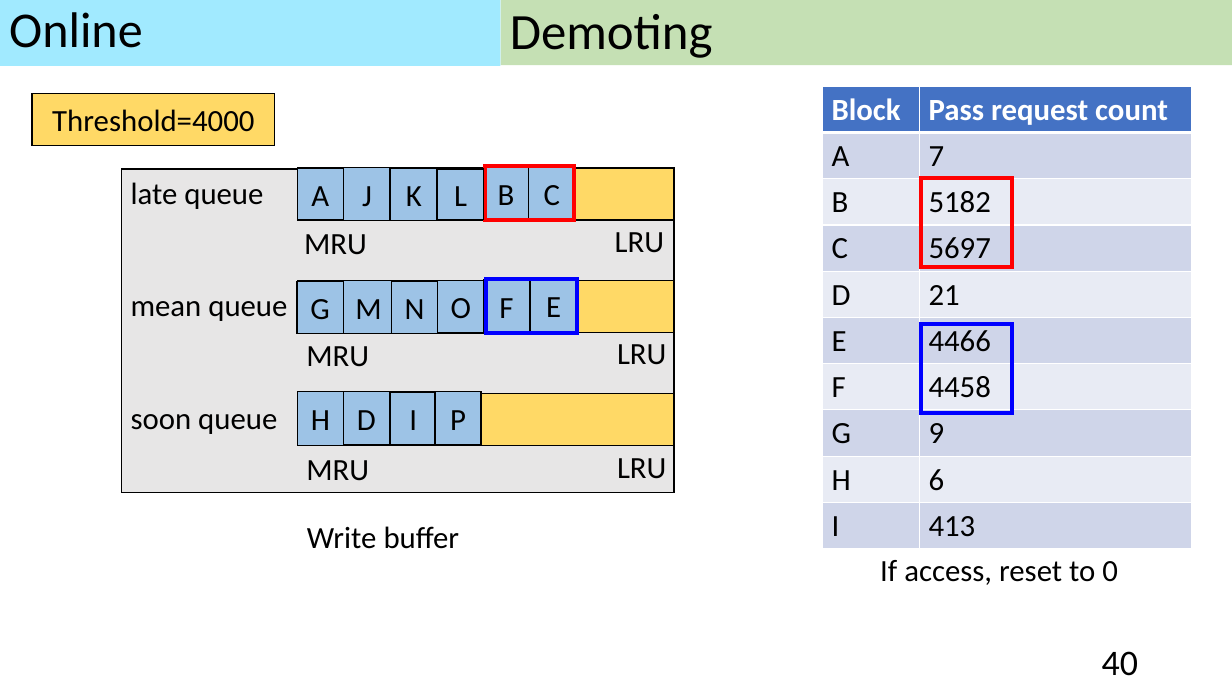
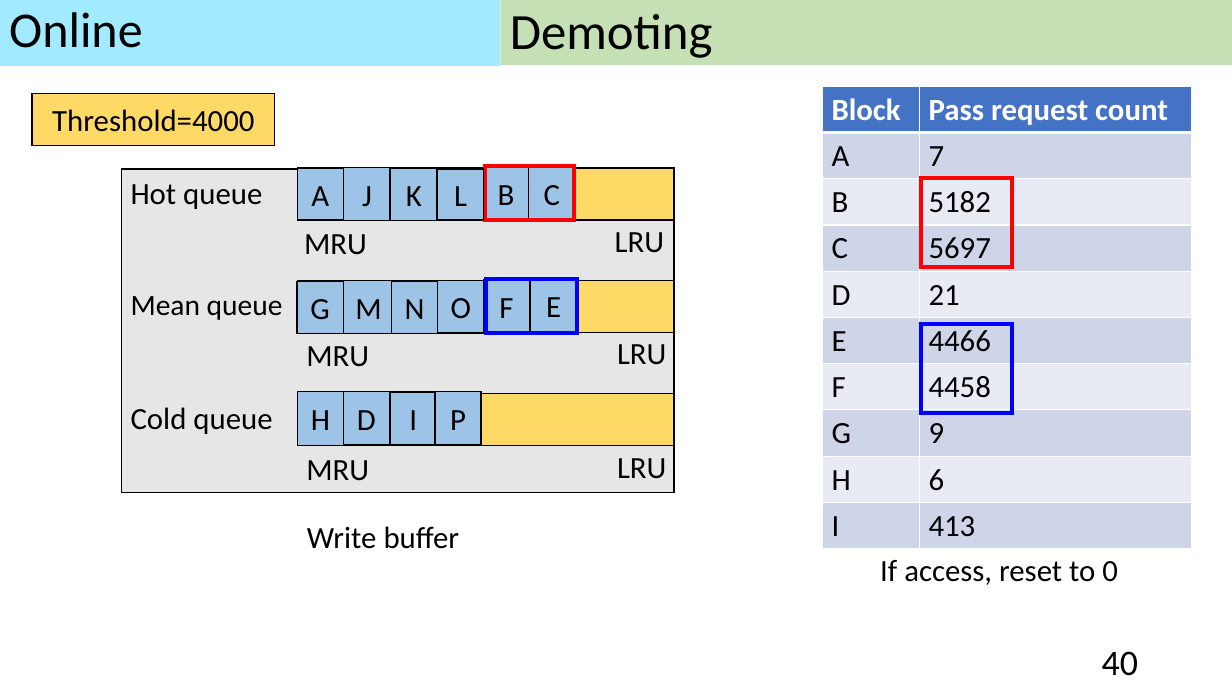
Before and after one commit to andrew841018/disksim_github, a slide deck: slide 40 of 論文相關/my paper(new).pptx. Drawn at 1232x693 pixels with LibreOffice and Linux fonts; fonts in the diff are those of the drawing. Boxes give left, top, right and bottom in pixels: in the first picture for what was removed or moved away, otherwise in the second. Text is boxed around its words. In the diff, an @@ line names an element or a change of style, - is before the commit and + after.

Commit message:
change word(soon->code, late->hot)

```diff
--- a/論文相關/my paper(new).pptx
+++ b/論文相關/my paper(new).pptx
@@ text at box(131, 184, 262, 209): text changed @@
-late queue
+Hot queue
@@ text at box(131, 296, 283, 320): text changed; size 24 to 23 pt @@
-mean queue
+Mean queue
@@ text at box(131, 407, 272, 434): text changed @@
-soon queue
+Cold queue
```
Also in this commit, not shown: 5 other slides changed, 1 other file.
